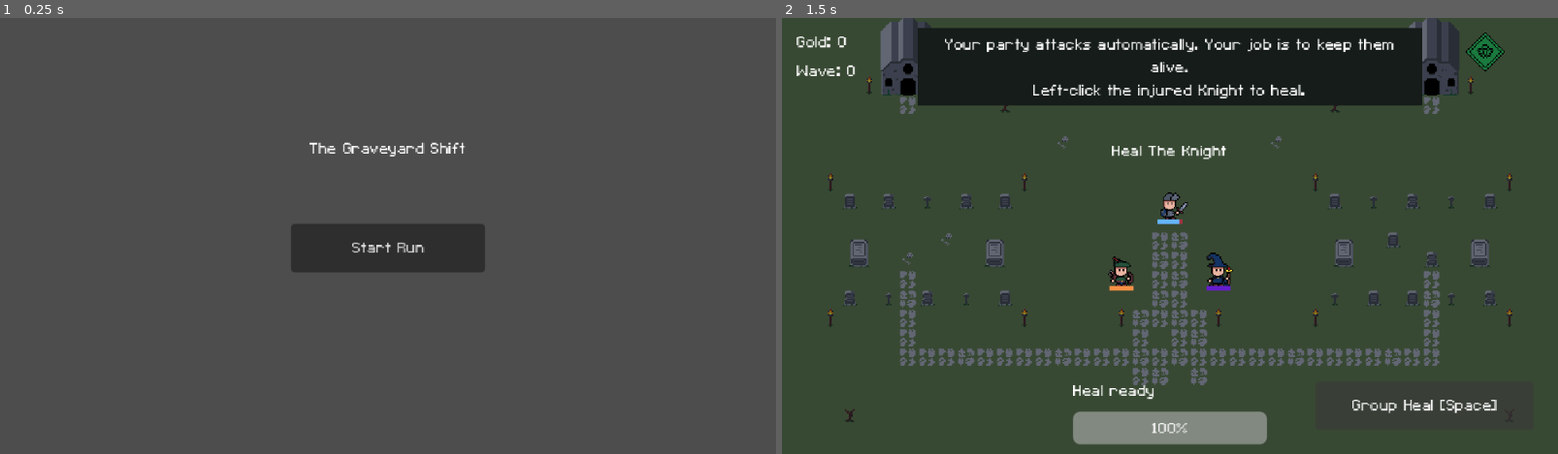
Above: before the commit, frames 1-2 (left to right).
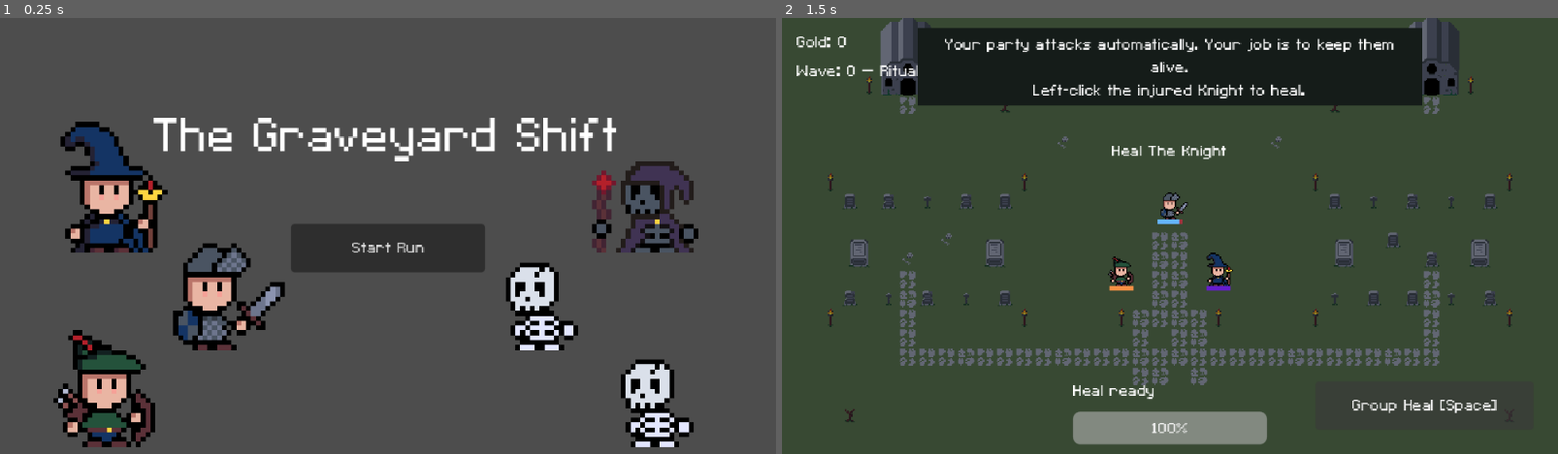
Above: after the commit, the same moments.

Repository: Lvl99Chocobo/GraveyardShift
Game: Godot game, scene res://main_menu.tscn
Two runs of this game, one before a commit and one after it. Both use one fixed random seed, a clock stepped at 60 frames per second and the inputs below.
Inputs:
- Up to frame 1 (0.25 s): no input
- Up to frame 2 (1.5 s): click "Start Run" at 0.5 s; click "Group Heal [Space]" at 1.25 s

The runs differ from the first frame. In frame 1, 12% of the frame differs, in the area x 6-90%, y 22-99%; in frame 2, 0.3%.

Commit message:
Main Menu
Main Menu Updated Visuals

Diff:
--- a/battlefield.gd
+++ b/battlefield.gd
@@ -180,7 +180,11 @@
 		+ "Uses per run: %d → %d (+1)"
 	) % [resurrection_cost, resurrection_level, resurrection_level + 1]
 
-	var show_resurrection: bool = resurrection_level > 0 and not game_over
+	var show_resurrection: bool = (
+		resurrection_level > 0
+		and not game_over
+		and tutorial_step == TutorialStep.OFF
+	)
 	resurrection_icon.visible = show_resurrection
 	resurrection_count.visible = show_resurrection
 	resurrection_icon.modulate.a = 1.0 if resurrection_remaining > 0 else 0.35
@@ -748,6 +752,7 @@
 	graveyard.modulate = graveyard_color
 	if active:
 		graveyard.modulate = graveyard_color * Color(0.55, 0.55, 0.55, 1.0)
+	update_hud()
 
 func update_upgrade_tutorial() -> void:
 	var show_hint: bool = game_over and (
--- a/main_menu.tscn
+++ b/main_menu.tscn
@@ -2,6 +2,11 @@
 
 [ext_resource type="Script" uid="uid://cyoec4erfdlt1" path="res://main_menu.gd" id="1_7vrkn"]
 [ext_resource type="PackedScene" uid="uid://urhvwc7txjbu" path="res://battlefield.tscn" id="2_fu7sn"]
+[ext_resource type="Texture2D" uid="uid://duc21af6qm7qw" path="res://Assets/Hero.png" id="3_qe12f"]
+[ext_resource type="Texture2D" uid="uid://cakjtumaovvhf" path="res://Assets/Archer.png" id="4_8qtwp"]
+[ext_resource type="Texture2D" uid="uid://dhlvl4hq2s33t" path="res://Assets/Mage.png" id="5_dy7ct"]
+[ext_resource type="Texture2D" uid="uid://du8vk5eygr2hy" path="res://Assets/skeletonIdle.png" id="6_0o4t1"]
+[ext_resource type="Texture2D" uid="uid://bv8xlpnll4qwt" path="res://Assets/Necromancer.png" id="7_0k4wn"]
 
 [node name="MainMenu" type="Control" unique_id=884376594]
 layout_mode = 3
@@ -11,14 +16,57 @@
 script = ExtResource("1_7vrkn")
 battlefield_scene = ExtResource("2_fu7sn")
 
+[node name="MenuCharacters" type="Node2D" parent="." unique_id=449128881]
+
+[node name="Knight" type="Sprite2D" parent="MenuCharacters" unique_id=1995845772]
+texture_filter = 1
+position = Vector2(175, 210)
+scale = Vector2(4, 4)
+texture = ExtResource("3_qe12f")
+flip_h = true
+
+[node name="Archer" type="Sprite2D" parent="MenuCharacters" unique_id=2004134127]
+texture_filter = 1
+position = Vector2(88, 290)
+scale = Vector2(4, 4)
+texture = ExtResource("4_8qtwp")
+flip_h = true
+
+[node name="Mage" type="Sprite2D" parent="MenuCharacters" unique_id=218815761]
+texture_filter = 1
+position = Vector2(90, 130)
+scale = Vector2(4, 4)
+texture = ExtResource("5_dy7ct")
+flip_h = true
+
+[node name="Skeleton1" type="Sprite2D" parent="MenuCharacters" unique_id=2100648371]
+texture_filter = 1
+position = Vector2(540, 290)
+scale = Vector2(4, 4)
+texture = ExtResource("6_0o4t1")
+
+[node name="Skeleton2" type="Sprite2D" parent="MenuCharacters" unique_id=994009776]
+texture_filter = 1
+position = Vector2(540, 130)
+scale = Vector2(4, 4)
+texture = ExtResource("7_0k4wn")
+
+[node name="Skeleton3" type="Sprite2D" parent="MenuCharacters" unique_id=1448771993]
+texture_filter = 1
+position = Vector2(445, 210)
+scale = Vector2(4, 4)
+texture = ExtResource("6_0o4t1")
+
 [node name="The Graveyard Shift" type="Label" parent="." unique_id=1636453901]
 layout_mode = 0
-offset_left = 200.0
-offset_top = 100.0
-offset_right = 440.0
-offset_bottom = 123.0
+offset_left = 127.0
+offset_top = 74.0
+offset_right = 512.0
+offset_bottom = 122.0
+theme_override_font_sizes/font_size = 48
 text = "The Graveyard Shift"
 horizontal_alignment = 1
+vertical_alignment = 1
 
 [node name="StartButton" type="Button" parent="." unique_id=1436697610]
 layout_mode = 0
